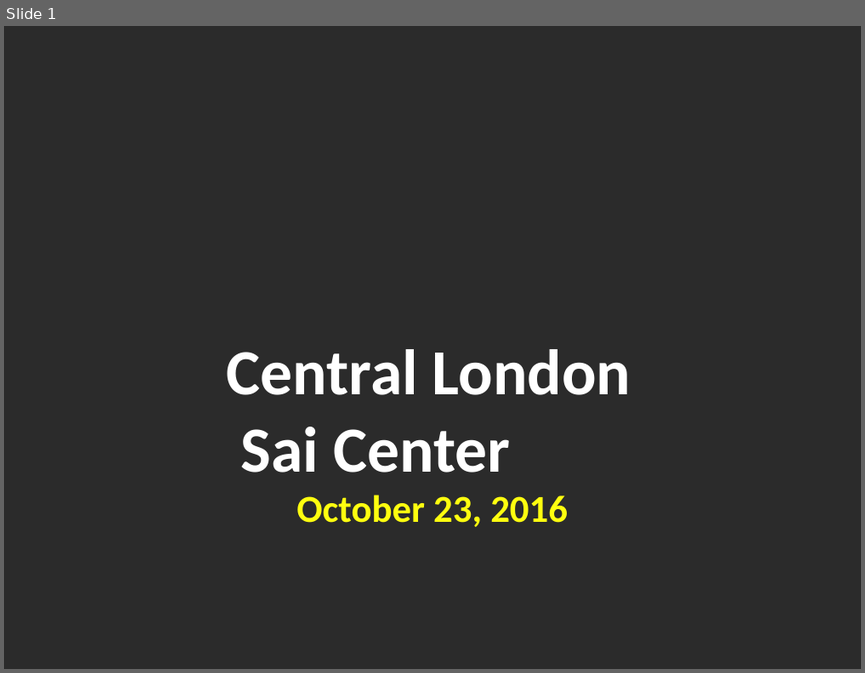
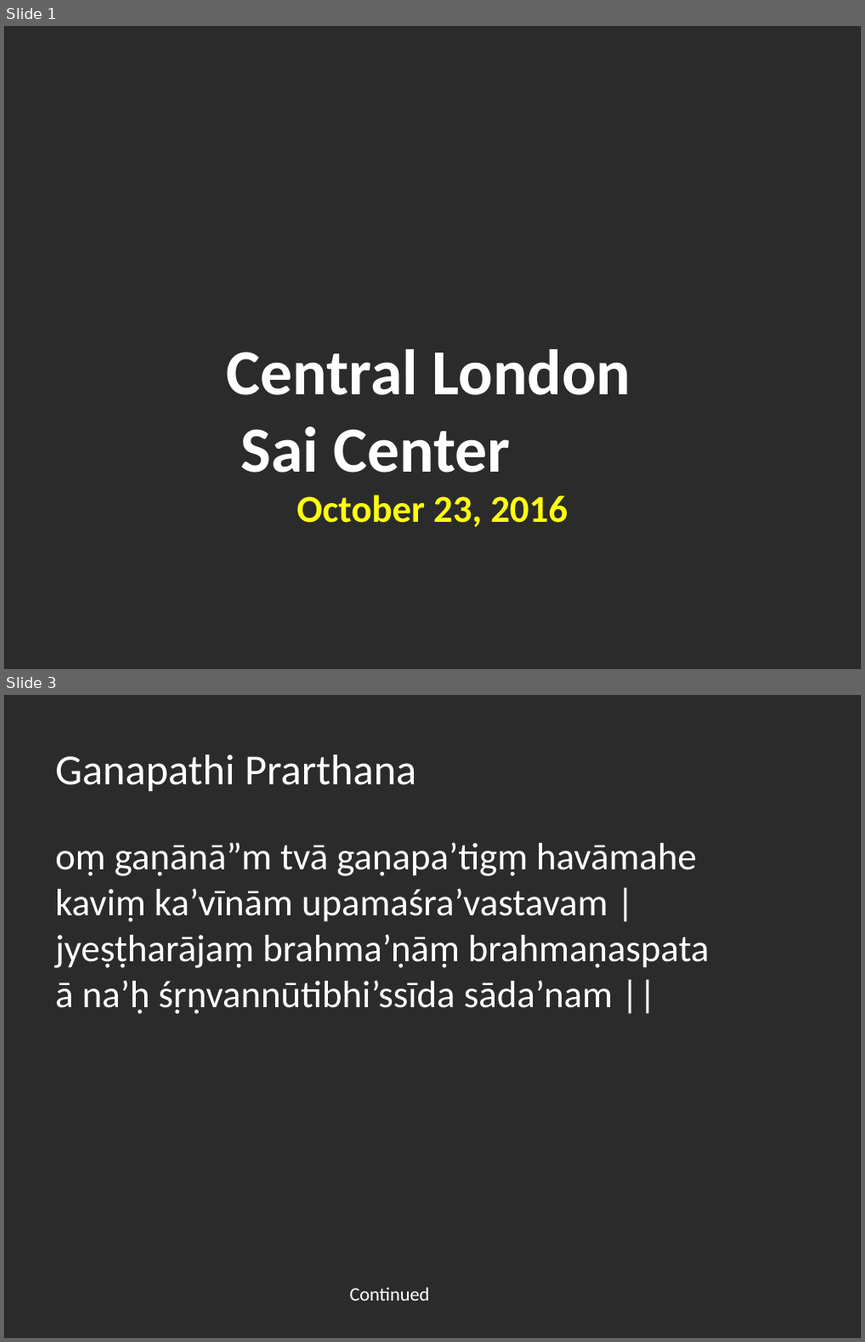
Before and after one commit to riteshreddyr/bhajanpresentationmaker, a slide deck: generated_ppts/bhajans.pptx. Shown one above the other, each under a label of ours: slide 1 before the commit, slides 1 and 3 after it; the slides between them are not shown. The pictures are 865x673 and 865x1342 pixels, drawn with LibreOffice and Linux fonts; fonts in the diff are those of the drawing; background and template pictures are left out; a plain dark background stands for a picture behind light text. Boxes give left, top, right and bottom in pixels: in the first picture for what was removed or moved away, otherwise in the second. Text is boxed around its words. In the diff, an @@ line names an element or a change of style, - is before the commit and + after.

Commit message:
Change experimental presentation manager templating to be more specific.
Fixes bug where text was being cut off it it included braces (escaping
issue)

```diff
--- a/generated_ppts/bhajans.pptx
+++ b/generated_ppts/bhajans.pptx
@@ slide 3 added at [4,695,861,1338], background picture (left out) @@
@@ text added at [55,755,416,791], 36 pt, text #FFFFFF @@
+Ganapathi Prarthana
@@ text added at [55,842,709,1014], 32 pt, text #FFFFFF @@
+oṃ gaṇānā”m tvā gaṇapa’tigṃ havāmahe
+kaviṃ ka’vīnām upamaśra’vastavam |
+jyeṣṭharājaṃ brahma’ṇāṃ brahmaṇaspata
+ā na’ḥ śṛṇvannūtibhi’ssīda sāda’nam ||
@@ text added at [350,1287,430,1300], 16 pt, text #FFFFFF @@
+Continued
```
Also in this commit, not shown: 3 other slides added, 2 slides removed, 1 other file.
